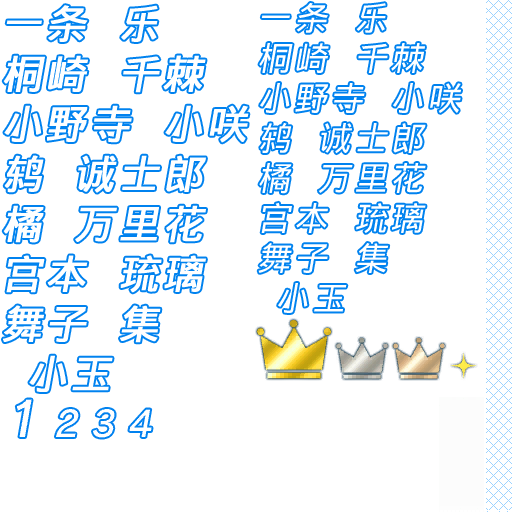
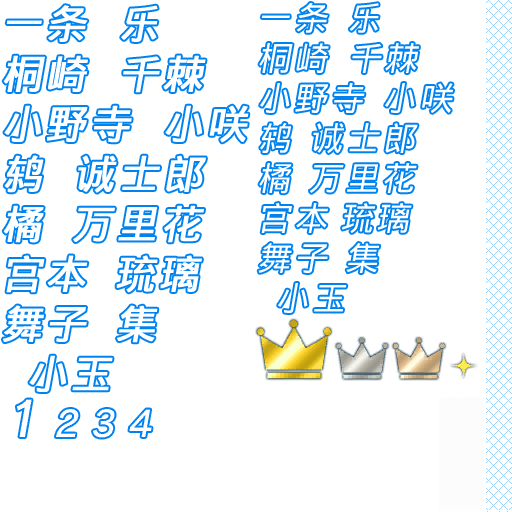
Layered file, before and after one edit (512×512). Changes by layer:
painted on "一条 乐 桐崎 千棘 小野寺 小咲 鸫 诚士郎 橘 万里花 宫本 琉璃 舞子 集 小玉 拷贝 2" over [309,3,461,273]
painted on "一条 乐 桐崎 千棘 小野寺 小咲 鸫 诚士郎 橘 万里花 宫本 琉璃 舞子 集 小玉 拷贝" over [73,205,206,343]
